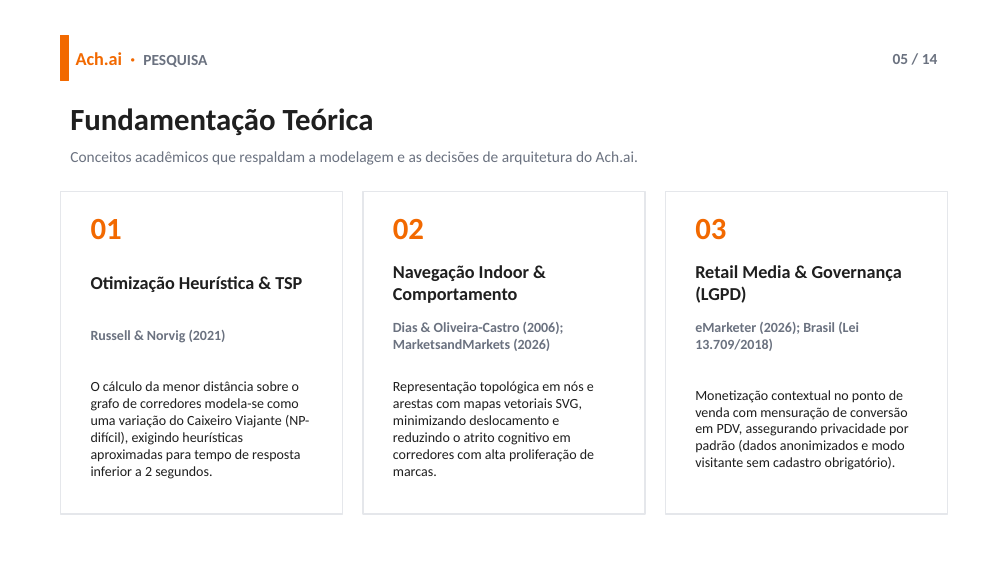
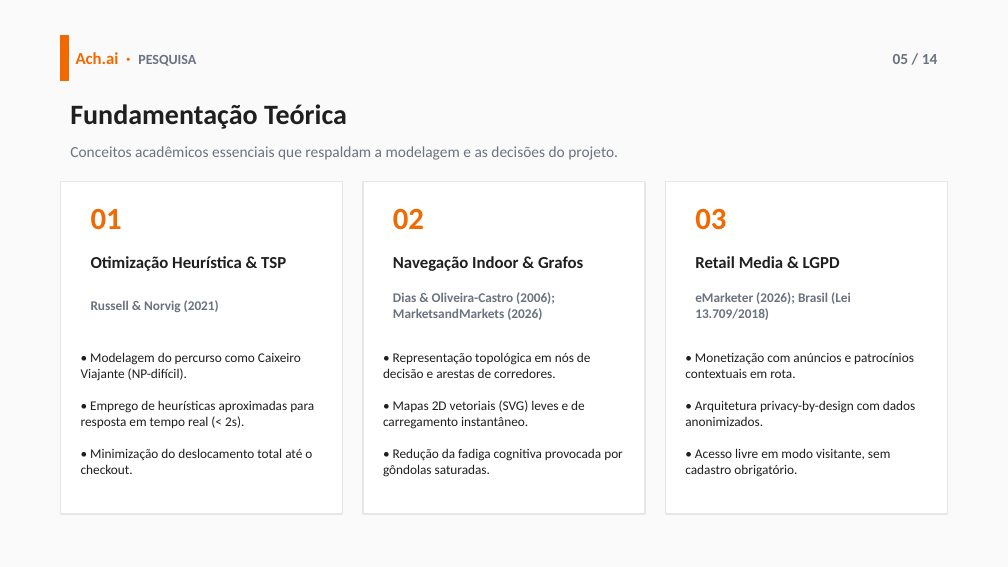
Before and after one commit to 2026-2-NCC7/Projeto2, a slide deck: slide 5 of documentos/apresentações/Ach.ai - Apresentacao TCC (Template 14 Slides).pptx. Drawn at 1008x567 pixels with LibreOffice and Linux fonts; fonts in the diff are those of the drawing. Boxes give left, top, right and bottom in pixels: in the first picture for what was removed or moved away, otherwise in the second. Text is boxed around its words. In the diff, an @@ line names an element or a change of style, - is before the commit and + after.

Commit message:
docs(presentation): atualiza slides com versao concisa e imagens reais do design

```diff
--- a/documentos/apresentações/Ach.ai - Apresentacao TCC (Template 14 Slides).pptx
+++ b/documentos/apresentações/Ach.ai - Apresentacao TCC (Template 14 Slides).pptx
@@ background #FFFFFF to #FAFAFA @@
@@ text "Ach.ai · PESQUISA" at (x1=76, y1=52, x2=196, y2=66): size 13 to 12 pt in "Ach.ai ·"; size 11 to 10 pt in "PESQUISA" @@
@@ text "Fundamentação Teórica" at (x1=70, y1=104, x2=347, y2=129): size 22 to 20 pt @@
@@ text at (x1=70, y1=146, x2=618, y2=160): text changed @@
-Conceitos acadêmicos que respaldam a modelagem e as decisões de arquitetura do Ach.ai.
+Conceitos acadêmicos essenciais que respaldam a modelagem e as decisões do projeto.
@@ rectangle resized from (x1=60, y1=192, x2=343, y2=514) to (x1=60, y1=181, x2=343, y2=514) @@
@@ rectangle resized from (x1=363, y1=192, x2=645, y2=514) to (x1=363, y1=181, x2=645, y2=514) @@
@@ rectangle resized from (x1=665, y1=192, x2=948, y2=514) to (x1=665, y1=181, x2=948, y2=514) @@
@@ 3 texts moved together from (x1=91, y1=218, x2=726, y2=240) to (x1=91, y1=208, x2=726, y2=230) @@
@@ text "Otimização Heurística & TSP" moved from (x1=91, y1=276, x2=302, y2=292) to (x1=91, y1=256, x2=286, y2=271) @@
@@ text "Otimização Heurística & TSP" at (x1=91, y1=256, x2=286, y2=271): size 13 to 12 pt @@
@@ text at (x1=393, y1=256, x2=583, y2=271): text changed; size 13 to 12 pt @@
-Navegação Indoor & Comportamento
+Navegação Indoor & Grafos
@@ text at (x1=695, y1=256, x2=840, y2=268): text changed; size 13 to 12 pt @@
-Retail Media & Governança (LGPD)
+Retail Media & LGPD
@@ 3 texts moved together from (x1=91, y1=322, x2=859, y2=351) to (x1=91, y1=292, x2=851, y2=320) @@
@@ size 10 to 9.5 pt in 3 elements at (x1=91, y1=300, x2=219, y2=312), (x1=393, y1=292, x2=555, y2=320), (x1=695, y1=292, x2=851, y2=320) @@
@@ text at (x1=81, y1=352, x2=314, y2=474): text changed; size 10 to 9.5 pt @@
-O cálculo da menor distância sobre o grafo de corredores modela-se como uma variação do Caixeiro Viajante (NP-difícil), exigindo heurísticas aproximadas para tempo de resposta inferior a 2 segundos.
+• Modelagem do percurso como Caixeiro Viajante (NP-difícil).
+• Emprego de heurísticas aproximadas para resposta em tempo real (< 2s).
+• Minimização do deslocamento total até o checkout.
@@ text at (x1=383, y1=352, x2=623, y2=477): text changed; size 10 to 9.5 pt @@
-Representação topológica em nós e arestas com mapas vetoriais SVG, minimizando deslocamento e reduzindo o atrito cognitivo em corredores com alta proliferação de marcas.
+• Representação topológica em nós de decisão e arestas de corredores.
+• Mapas 2D vetoriais (SVG) leves e de carregamento instantâneo.
+• Redução da fadiga cognitiva provocada por gôndolas saturadas.
@@ text at (x1=685, y1=353, x2=915, y2=477): text changed; size 10 to 9.5 pt @@
-Monetização contextual no ponto de venda com mensuração de conversão em PDV, assegurando privacidade por padrão (dados anonimizados e modo visitante sem cadastro obrigatório).
+• Monetização com anúncios e patrocínios contextuais em rota.
+• Arquitetura privacy-by-design com dados anonimizados.
+• Acesso livre em modo visitante, sem cadastro obrigatório.
```
Also in this commit, not shown: 9 other slides changed, 4 slides added, 4 slides removed.
